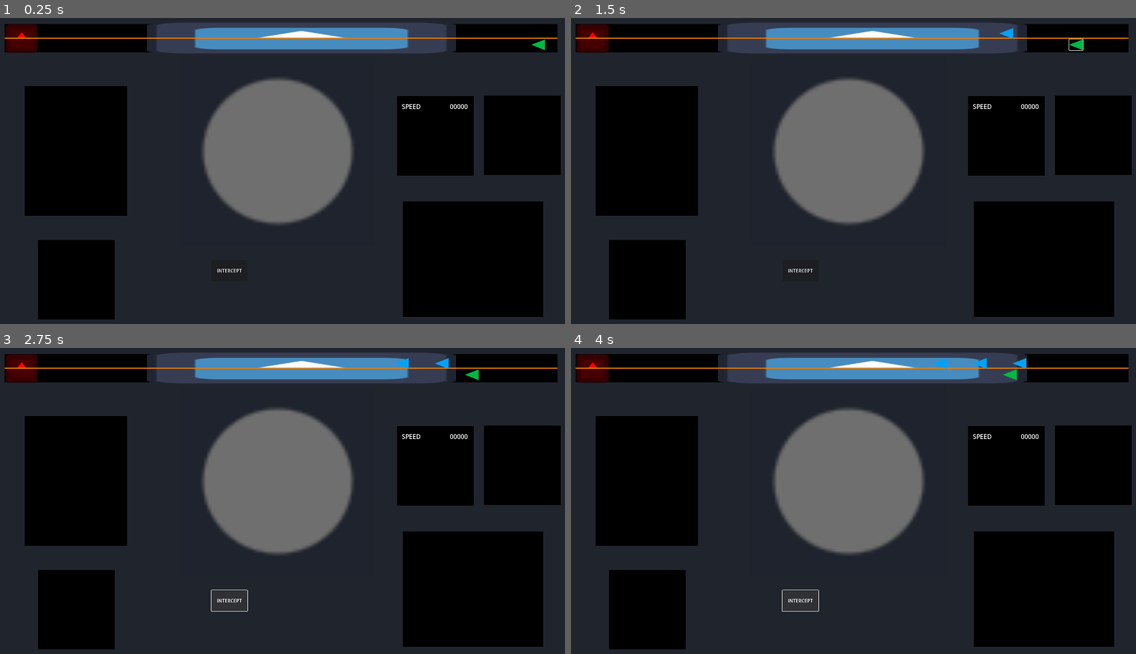
Above: before the commit, frames 1-4 (two rows, left to right).
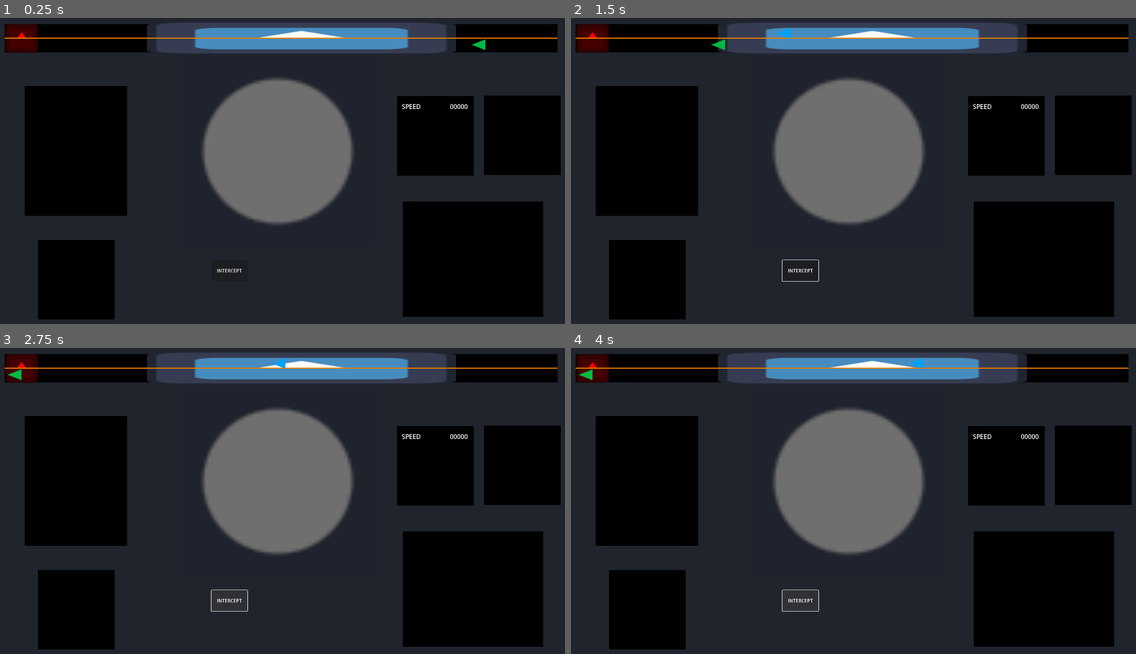
Above: after the commit, the same moments.

Repository: Altered-Dimension-Studios/brackeys-game-jam
Game: Godot game, scene res://managers/game_manager.tscn
Two runs of this game, one before a commit and one after it. Both use one fixed random seed, a clock stepped at 60 frames per second and the inputs below. Before the commit the project starts from res://Scenes/GameScene.tscn. The engine's default icon, where the game draws it, is replaced by a stand-in: a white triangle on a blue panel in a dark square.
Inputs (mouse positions are in pixels of both pictures, inside the frame that each line leads up to):
- Up to frame 1 (0.25 s): no input
- Up to frame 2 (1.5 s): click "INTERCEPT" at 0.5 s; click (1085, 45) at 1.27 s
- Up to frame 3 (2.75 s): click "INTERCEPT" at 2 s
- Up to frame 4 (4 s): click (1045, 375) at 2.77 s; click "INTERCEPT" at 3.5 s

The runs differ from the first frame. In frame 1, less than 0.1% of the frame differs, in the area x 83-97%, y 7-11%; in frame 2, 0.3%; in frame 3, 0.2%; in frame 4, 0.3%, in the area x 1-81%, y 3-11%.

Commit message:
refactoring and segmentation

Diff:
--- a/Scripts/globals.gd
+++ /dev/null
@@ -1,11 +0,0 @@
-extends Node2D
-
-
-# Called when the node enters the scene tree for the first time.
-func _ready() -> void:
-	pass # Replace with function body.
-
-
-# Called every frame. 'delta' is the elapsed time since the previous frame.
-func _process(delta: float) -> void:
-	pass
--- a/Scripts/Airplane.gd
+++ b/actors/airplane.gd
@@ -2,7 +2,7 @@
 
 class_name Airplane
 
-@export var air_speed = 5000 #km/h
+@export var air_speed = 50000 #km/h
 @export var screen_speed = 0
 @export var start_distance = 100000 #km
 @export var distance = 0
--- a/Scenes/Airplane.tscn
+++ b/actors/airplane.tscn
@@ -1,12 +1,12 @@
 [gd_scene load_steps=3 format=3 uid="uid://dpv2td7wftexi"]
 
-[ext_resource type="Script" path="res://Scripts/Airplane.gd" id="1_lcywo"]
+[ext_resource type="Script" path="res://actors/airplane.gd" id="1_6k1tm"]
 
 [sub_resource type="RectangleShape2D" id="RectangleShape2D_w4odt"]
 size = Vector2(47, 37)
 
 [node name="Airplane" type="Node2D"]
-script = ExtResource("1_lcywo")
+script = ExtResource("1_6k1tm")
 
 [node name="Polygon2D" type="Polygon2D" parent="."]
 position = Vector2(-48.2573, -29.118)
--- a/Scenes/Interceptor.tscn
+++ b/actors/interceptor.tscn
@@ -1,12 +1,12 @@
 [gd_scene load_steps=3 format=3 uid="uid://dj18by2e3luba"]
 
-[ext_resource type="Script" path="res://Scripts/Interceptor.gd" id="1_tt0kt"]
+[ext_resource type="Script" path="res://actors/interceptor.gd" id="1_bcv4q"]
 
 [sub_resource type="RectangleShape2D" id="RectangleShape2D_bo1hx"]
 size = Vector2(46, 37)
 
 [node name="Interceptor" type="Node2D"]
-script = ExtResource("1_tt0kt")
+script = ExtResource("1_bcv4q")
 
 [node name="Polygon2D" type="Polygon2D" parent="."]
 position = Vector2(-48.2573, -29.118)
--- a/Scripts/map.gd
+++ b/actors/map.gd
@@ -18,6 +18,6 @@
 	print("Plane exited interception area")
 
 
-func _on_red_area_2d_area_entered(area: Area2D) -> void:
-	SignalBus.plane_entered_red_zone.emit()
-	print("Plane entered red zone")
+func _on_dead_area_2d_area_entered(area: Area2D) -> void:
+	SignalBus.plane_entered_dead_zone.emit()
+	print("Plane entered dead zone")
--- a/Scenes/Map.tscn
+++ b/actors/map.tscn
@@ -1,9 +1,8 @@
-[gd_scene load_steps=9 format=3 uid="uid://c0togfy3dhdww"]
+[gd_scene load_steps=9 format=3 uid="uid://tk4hqkk33v8a"]
 
-[ext_resource type="PackedScene" uid="uid://dpv2td7wftexi" path="res://Scenes/Airplane.tscn" id="1_d5cbb"]
+[ext_resource type="PackedScene" uid="uid://dpv2td7wftexi" path="res://actors/airplane.tscn" id="1_d5cbb"]
 [ext_resource type="Texture2D" uid="uid://b28e6uutdfs8e" path="res://icon.svg" id="1_gw3s3"]
-[ext_resource type="Script" path="res://Scripts/map.gd" id="1_p43fr"]
-[ext_resource type="Script" path="res://Scripts/globals.gd" id="2_b17ai"]
+[ext_resource type="Script" path="res://actors/map.gd" id="1_p43fr"]
 
 [sub_resource type="CanvasItemMaterial" id="CanvasItemMaterial_efpxn"]
 
@@ -15,6 +14,10 @@
 
 [sub_resource type="CanvasItemMaterial" id="CanvasItemMaterial_a5l16"]
 
+[sub_resource type="GDScript" id="GDScript_23y1x"]
+script/source = "extends Node2D
+"
+
 [node name="Map" type="Node2D"]
 script = ExtResource("1_p43fr")
 
@@ -25,33 +28,33 @@
 offset_bottom = 125.0
 color = Color(0, 0, 0, 1)
 
-[node name="Blue zone" type="Sprite2D" parent="."]
+[node name="InterceptZone" type="Sprite2D" parent="."]
 material = SubResource("CanvasItemMaterial_efpxn")
 position = Vector2(1029.5, 77)
 scale = Vector2(8.10156, 0.859375)
 texture = ExtResource("1_gw3s3")
 
-[node name="BlueArea2D" type="Area2D" parent="Blue zone"]
+[node name="Area2D" type="Area2D" parent="InterceptZone"]
 collision_mask = 4
 monitorable = false
 
-[node name="CollisionShape2D" type="CollisionShape2D" parent="Blue zone/BlueArea2D"]
+[node name="CollisionShape2D" type="CollisionShape2D" parent="InterceptZone/Area2D"]
 position = Vector2(-0.432014, -0.581818)
 shape = SubResource("RectangleShape2D_nofpy")
 
-[node name="Red zone" type="Sprite2D" parent="."]
+[node name="DeadZone" type="Sprite2D" parent="."]
 modulate = Color(1, 0, 0, 1)
 material = SubResource("CanvasItemMaterial_efpxn")
 position = Vector2(92, 78)
 scale = Vector2(0.859375, 0.75)
 texture = ExtResource("1_gw3s3")
 
-[node name="RedArea2D" type="Area2D" parent="Red zone"]
+[node name="Area2D" type="Area2D" parent="DeadZone"]
 collision_layer = 2
 collision_mask = 4
 monitorable = false
 
-[node name="CollisionShape2D" type="CollisionShape2D" parent="Red zone/RedArea2D"]
+[node name="CollisionShape2D" type="CollisionShape2D" parent="DeadZone/Area2D"]
 position = Vector2(-2.78258, 2)
 shape = SubResource("RectangleShape2D_nbfal")
 
@@ -75,7 +78,7 @@
 [node name="MapEnd" type="Node2D" parent="Markers"]
 material = SubResource("CanvasItemMaterial_a5l16")
 position = Vector2(76, 80)
-script = ExtResource("2_b17ai")
+script = SubResource("GDScript_23y1x")
 
 [node name="MapInterceptorStart" type="Node2D" parent="Markers"]
 material = SubResource("CanvasItemMaterial_a5l16")
@@ -85,6 +88,6 @@
 material = SubResource("CanvasItemMaterial_a5l16")
 position = Vector2(530, 81)
 
-[connection signal="area_entered" from="Blue zone/BlueArea2D" to="." method="_on_blue_area_2d_area_entered"]
-[connection signal="area_exited" from="Blue zone/BlueArea2D" to="." method="_on_blue_area_2d_area_exited"]
-[connection signal="area_entered" from="Red zone/RedArea2D" to="." method="_on_red_area_2d_area_entered"]
+[connection signal="area_entered" from="InterceptZone/Area2D" to="." method="_on_blue_area_2d_area_entered"]
+[connection signal="area_exited" from="InterceptZone/Area2D" to="." method="_on_blue_area_2d_area_exited"]
+[connection signal="area_entered" from="DeadZone/Area2D" to="." method="_on_dead_area_2d_area_entered"]
--- a/Scenes/Markers.tscn
+++ b/actors/markers.tscn
@@ -1,8 +1,10 @@
 [gd_scene load_steps=3 format=3 uid="uid://3xievwhakyrx"]
 
-[ext_resource type="Script" path="res://Scripts/globals.gd" id="1_ogqn2"]
+[sub_resource type="CanvasItemMaterial" id="CanvasItemMaterial_a5l16"]
 
-[sub_resource type="CanvasItemMaterial" id="CanvasItemMaterial_a5l16"]
+[sub_resource type="GDScript" id="GDScript_23y1x"]
+script/source = "extends Node2D
+"
 
 [node name="Markers" type="Node"]
 
@@ -13,7 +15,7 @@
 [node name="MapEnd" type="Node2D" parent="."]
 material = SubResource("CanvasItemMaterial_a5l16")
 position = Vector2(76, 80)
-script = ExtResource("1_ogqn2")
+script = SubResource("GDScript_23y1x")
 
 [node name="MapInterceptorStart" type="Node2D" parent="."]
 material = SubResource("CanvasItemMaterial_a5l16")
--- /dev/null
+++ b/managers/airplane_manager.gd
@@ -0,0 +1,14 @@
+extends Node
+
+func spawn_airplane():
+	var airplane_details = PlanesDatabase.get_random_plane()
+	# Instantiate Airplane and attach details from DB on it
+	# We'll need to mix and match some values from DB to give false information about planes
+	# Control whole airplane flow from manager. This means:
+		# Spawn airplane on timer
+		# Handle all possible cases. We should add an enum: INTERCEPT, DIVERT, FIRE, ALLOW
+		# Play animations and sounds on airplane
+
+func spawn_intercepter():
+	# Same as airplane but for intercepter
+	pass
--- /dev/null
+++ b/managers/airplane_manager.tscn
@@ -0,0 +1,3 @@
+[gd_scene format=3 uid="uid://ch18s66ib7py4"]
+
+[node name="AirplaneManager" type="Node2D"]
--- /dev/null
+++ b/managers/dashboard_manager.gd
@@ -0,0 +1,6 @@
+extends Node2D
+
+
+func _init():
+	# Instantiate Dashboard and control whole flow from here
+	pass
--- /dev/null
+++ b/managers/dashboard_manager.tscn
@@ -0,0 +1,6 @@
+[gd_scene load_steps=2 format=3 uid="uid://g1vd28ypt6c2"]
+
+[ext_resource type="Script" path="res://managers/dashboard_manager.gd" id="1_y8ywx"]
+
+[node name="DashboardManager" type="Node2D"]
+script = ExtResource("1_y8ywx")
--- /dev/null
+++ b/managers/game_manager.tscn
@@ -0,0 +1,6 @@
+[gd_scene load_steps=2 format=3 uid="uid://cd1n1b7pbhpnl"]
+
+[ext_resource type="Script" path="res://managers/game_mananger.gd" id="1_f7ito"]
+
+[node name="GameMananger" type="Node2D"]
+script = ExtResource("1_f7ito")
--- /dev/null
+++ b/managers/game_mananger.gd
@@ -0,0 +1,31 @@
+extends Node2D
+
+# Preload scenes
+var game_scene: PackedScene = preload("res://scenes/game_scene.tscn")
+var main_menu_scene: PackedScene = null
+var pause_menu_scene: PackedScene = null
+
+# Global instances
+var instantiated_game_scene: Node2D = null
+var instantiated_main_menu_scene: Node2D = null
+var instantiated_pause_menu_scene: Node2D = null
+
+func _init():
+	#initialize_menu()
+	initialize_game()
+
+func initialize_menu():
+	instantiated_main_menu_scene = main_menu_scene.instantiate()
+	add_child(instantiated_main_menu_scene)
+
+func initialize_game():
+	instantiated_game_scene = game_scene.instantiate()
+	add_child(instantiated_game_scene)
+
+func pause_game():
+	if(get_tree().paused):
+		get_tree().paused = true
+		instantiated_pause_menu_scene = pause_menu_scene.instantiate()
+	else :
+		get_tree().paused = false
+		instantiated_pause_menu_scene.free()
--- a/project.godot
+++ b/project.godot
@@ -11,14 +11,14 @@
 [application]
 
 config/name="godottest"
-run/main_scene="res://Scenes/GameScene.tscn"
+run/main_scene="res://managers/game_manager.tscn"
 config/features=PackedStringArray("4.3", "Forward Plus")
 config/icon="res://icon.svg"
 
 [autoload]
 
 PlanesDatabase="*res://utils/planes_db.gd"
-SignalBus="*res://Scripts/signal_bus.gd"
+SignalBus="*res://utils/signal_bus.gd"
 
 [display]
 
--- a/Scripts/game_scene.gd
+++ b/scenes/game_scene.gd
@@ -4,8 +4,8 @@
 @onready var plane_end: Node2D = $Map/Markers/MapEnd
 @onready var interceptor_start: Node2D = $Map/Markers/MapInterceptorStart
 @onready var interceptor_end: Node2D = $Map/Markers/MapInterceptorEnd
-var airplane_scene = preload("res://Scenes/Airplane.tscn")
-var interceptor_scene = preload("res://Scenes/Interceptor.tscn")
+var airplane_actor = preload("res://actors/airplane.tscn")
+var interceptor_actor = preload("res://actors/interceptor.tscn")
 var airplane: Airplane
 var interceptor: Interceptor
 
@@ -13,7 +13,7 @@
 var EVIL_DISTANCE_HARD_CODED = 84000
 
 func _ready() -> void:
-	airplane = airplane_scene.instantiate() as Airplane
+	airplane = airplane_actor.instantiate() as Airplane
 	airplane.constructor([plane_start, plane_end])
 	airplane.plane_clicked.connect(_plane_selected.bind(airplane))
 	add_child(airplane)
@@ -27,7 +27,7 @@
 
 
 func _on_button_intercept_pressed() -> void:
-	interceptor = interceptor_scene.instantiate() as Interceptor
+	interceptor = interceptor_actor.instantiate() as Interceptor
 	interceptor.constructor([plane_start, plane_end], EVIL_DISTANCE_HARD_CODED)
 	interceptor.plane_clicked.connect(_plane_selected.bind(interceptor))
 	add_child(interceptor)
--- a/Scenes/GameScene.tscn
+++ b/scenes/game_scene.tscn
@@ -1,7 +1,7 @@
 [gd_scene load_steps=7 format=3 uid="uid://cfco3khamdo54"]
 
-[ext_resource type="Script" path="res://Scripts/game_scene.gd" id="1_0j0ay"]
-[ext_resource type="PackedScene" uid="uid://c0togfy3dhdww" path="res://Scenes/Map.tscn" id="2_audaf"]
+[ext_resource type="Script" path="res://scenes/game_scene.gd" id="1_u460d"]
+[ext_resource type="PackedScene" uid="uid://tk4hqkk33v8a" path="res://actors/map.tscn" id="2_754wd"]
 
 [sub_resource type="Gradient" id="Gradient_rdorf"]
 offsets = PackedFloat32Array(0.534517, 0.56213)
@@ -18,7 +18,7 @@
 font_size = 21
 
 [node name="MainScene" type="Node2D"]
-script = ExtResource("1_0j0ay")
+script = ExtResource("1_u460d")
 
 [node name="Background" type="ColorRect" parent="."]
 custom_minimum_size = Vector2(1920, 1080)
@@ -26,7 +26,7 @@
 offset_bottom = 1080.0
 color = Color(0.12549, 0.141176, 0.176471, 1)
 
-[node name="Map" parent="." instance=ExtResource("2_audaf")]
+[node name="Map" parent="." instance=ExtResource("2_754wd")]
 
 [node name="Scanner" type="Node2D" parent="."]
 
--- a/Scripts/signal_bus.gd
+++ b/utils/signal_bus.gd
@@ -3,4 +3,4 @@
 
 signal plane_entered_interception
 signal plane_exited_interception
-signal plane_entered_red_zone
+signal plane_entered_dead_zone
Renamed: Scripts/Interceptor.gd -> actors/interceptor.gd
